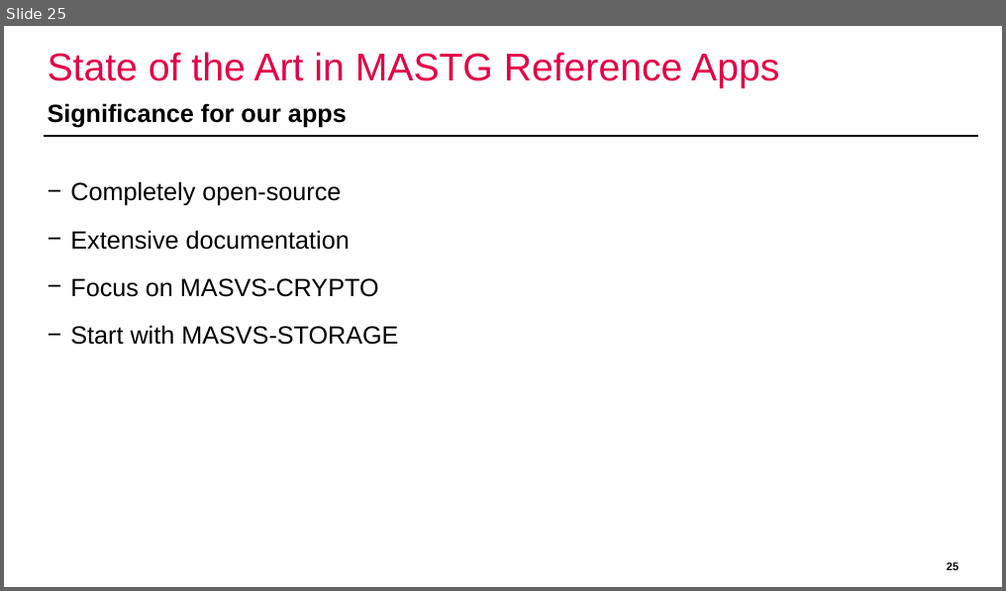
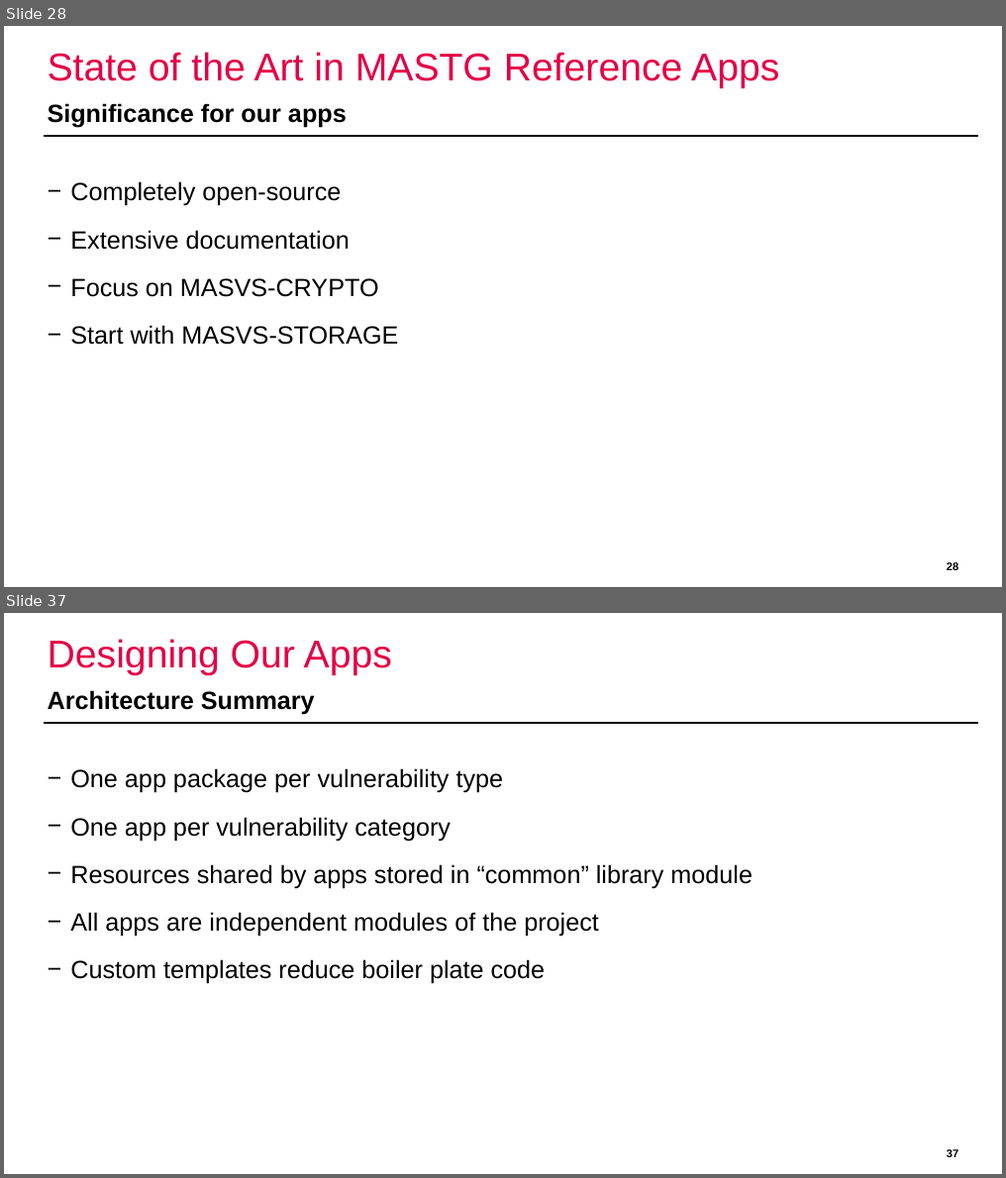
Before and after one commit to domi-cmd/Reference_Application_for_OWASP_MASTG, a slide deck: dev_documents/presentation/ba_thesis_presentation_kronig.pptx. Shown one above the other, each under a label of ours: slide 25 before the commit, slides 28 and 37 after it; the slides between them are not shown. The pictures are 1006x591 and 1006x1178 pixels, drawn with LibreOffice and Linux fonts; fonts in the diff are those of the drawing; background and template pictures are left out. Boxes give left, top, right and bottom in pixels: in the first picture for what was removed or moved away, otherwise in the second. Text is boxed around its words. In the diff, an @@ line names an element or a change of style, - is before the commit and + after.

Commit message:
Added <Design> section to my BA thesis presentation. Simplified and reworked the graphs and diagrams for use in presentation.

```diff
--- a/dev_documents/presentation/ba_thesis_presentation_kronig.pptx
+++ b/dev_documents/presentation/ba_thesis_presentation_kronig.pptx
@@ slide 37 added at box(4, 613, 1002, 1174), background #FFFFFF; not listed: 1 template element that a slide beside it also shows @@
@@ title added at box(48, 639, 392, 675), 28 pt, text #E40046 @@
+Designing Our Apps
@@ text added at box(48, 690, 315, 715), 18 pt, text #000000, bold @@
+Architecture Summary
@@ text added at box(70, 768, 752, 984), 18 pt, text #000000 @@
+− One app package per vulnerability type
+− One app per vulnerability category
+− Resources shared by apps stored in “common” library module
+− All apps are independent modules of the project
+− Custom templates reduce boiler plate code
@@ page number added at box(946, 1150, 958, 1157), 8 pt, text #000000, bold @@
+37
@@ what was slide 25 is now slide 28 @@
```
Also in this commit, not shown: 5 slides changed, 11 other slides added, 1 slide removed, 9 other files.
